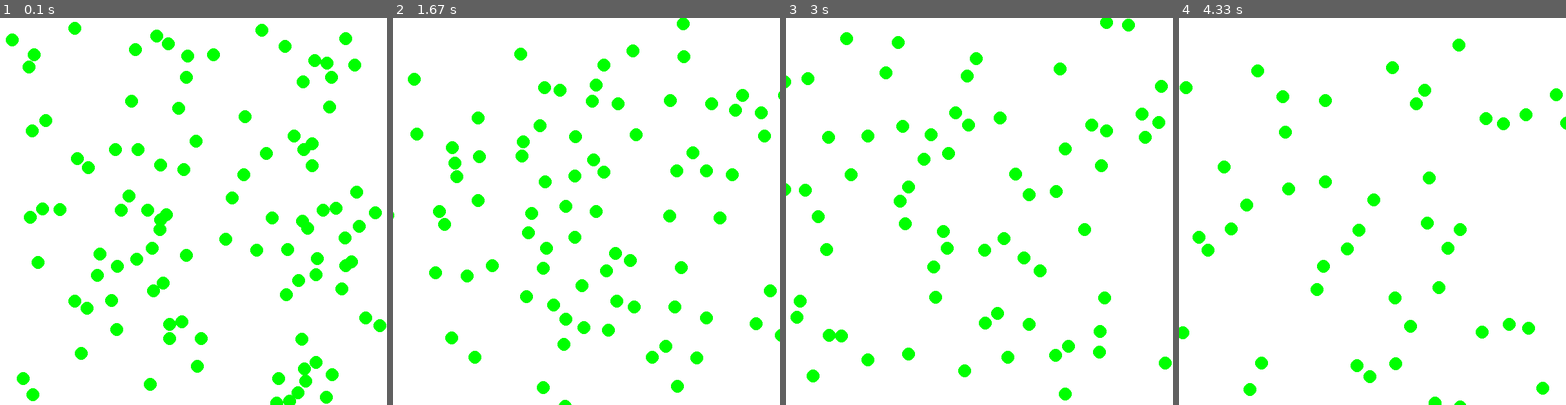
Above: before the commit, frames 1-4 (left to right).
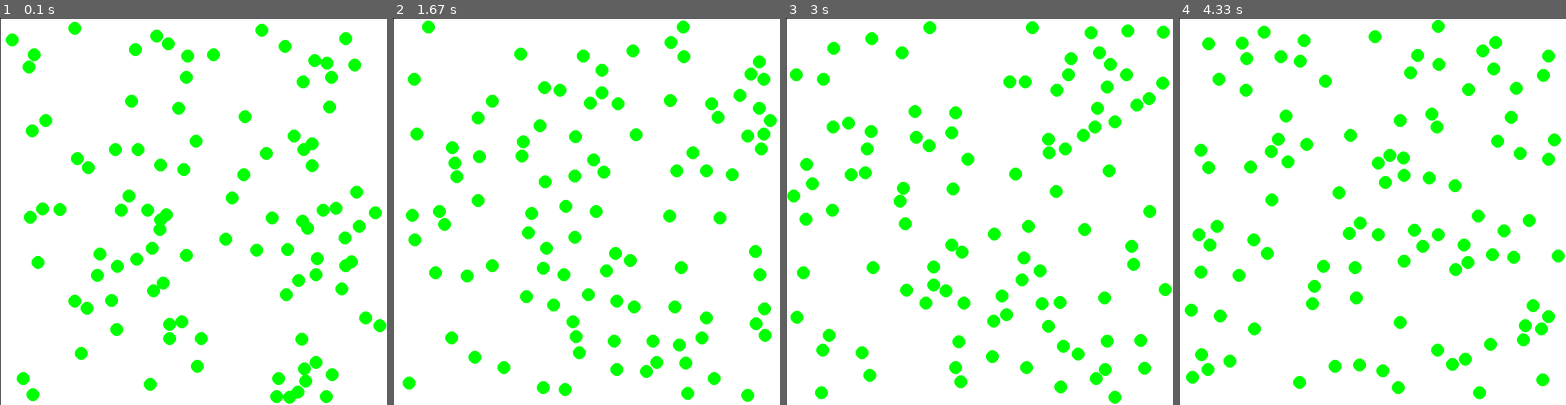
Above: after the commit, the same moments.

Repository: Shivsmk/coding-for-fun-python
Game: pygame game, started from particle_simulation_1/simulator.py
Two runs of this game, one before a commit and one after it. Both use one fixed random seed, a clock stepped at 60 frames per second and the inputs below.
Inputs:
- Up to frame 1 (0.1 s): no input
- Up to frame 2 (1.67 s): no input
- Up to frame 3 (3 s): no input
- Up to frame 4 (4.33 s): no input

The runs differ from the first frame. In frame 1, 0.5% of the frame differs, in the area x 0-100%, y 0-100%; in frame 2, 4.8%; in frame 3, 11%; in frame 4, 12%.

Commit message:
Adding Walls
Adding Walls to the edge of the game window for particles to be contained in the game window

Diff:
--- a/particle_simulation_1/simulator.py
+++ b/particle_simulation_1/simulator.py
@@ -8,7 +8,6 @@
 import pygame
 import pymunk
 import random
-
 
 def main():
     # CONSTANTS
@@ -41,12 +40,30 @@
         def draw(self):
             pygame.draw.circle(display,(0, 255, 0), convert_coordinates(self.body.position), ball_radius)
 
+    class Wall():
+        def __init__(self, p1, p2):
+            self.body = pymunk.Body(body_type=pymunk.Body.STATIC)
+            self.p1 = p1
+            self.p2 = p2
+            self.shape = pymunk.Segment(self.body, self.p1, self.p2, 1)
+            self.shape.elasticity = 1
+            space.add(self.body,self.shape)
+
+        def draw(self):
+            pygame.draw.line(display, (0, 0, 0), convert_coordinates(self.p1), convert_coordinates(self.p2), 1)
+
     # FUNCTIONS
     def convert_coordinates(point):
         return int(point[0]), sh-int(point[1])
 
-    # PARTICLE INITIALIZATION
+    # PARTICLE INITIALIZATION AS LIST OF PARTICLES
     balls = [Ball(random.randint(ball_radius,sw-ball_radius),random.randint(ball_radius,sh-ball_radius)) for i in range(population)]
+
+    # SET WALLS
+    walls = [Wall((0,0), (sw,0)),
+            Wall((sw,0), (sw,sh)),
+            Wall((sw,sh), (0,sh)),
+            Wall((0,sh), (0,0))]
 
     # GAME LOOP
     while True:
@@ -58,6 +75,8 @@
         display.fill((255, 255, 255))
 
         # DRAW AND UPDATE
+        for wall in walls:
+            wall.draw()
         for ball in balls:
             ball.draw()
 
